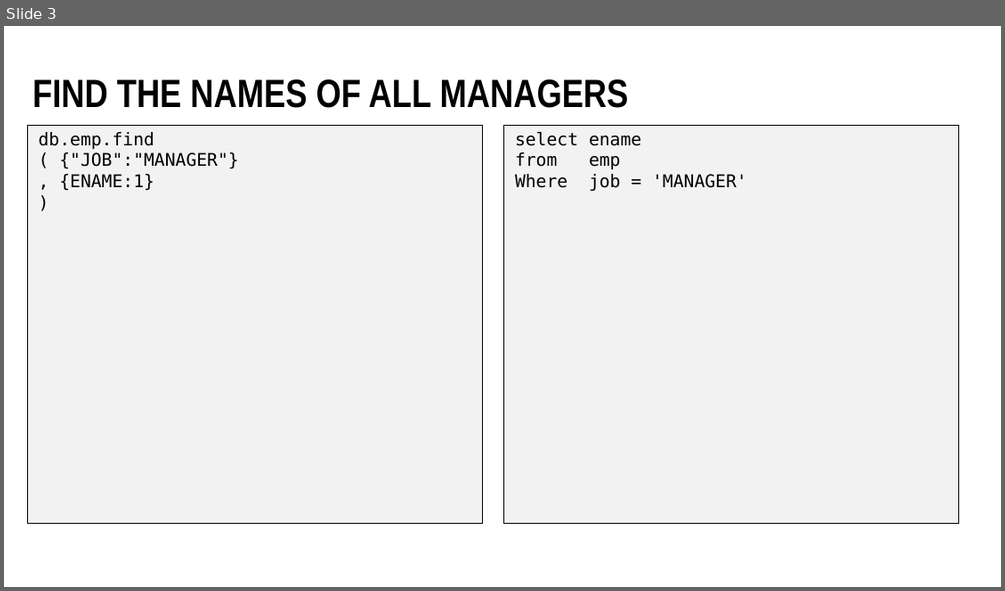
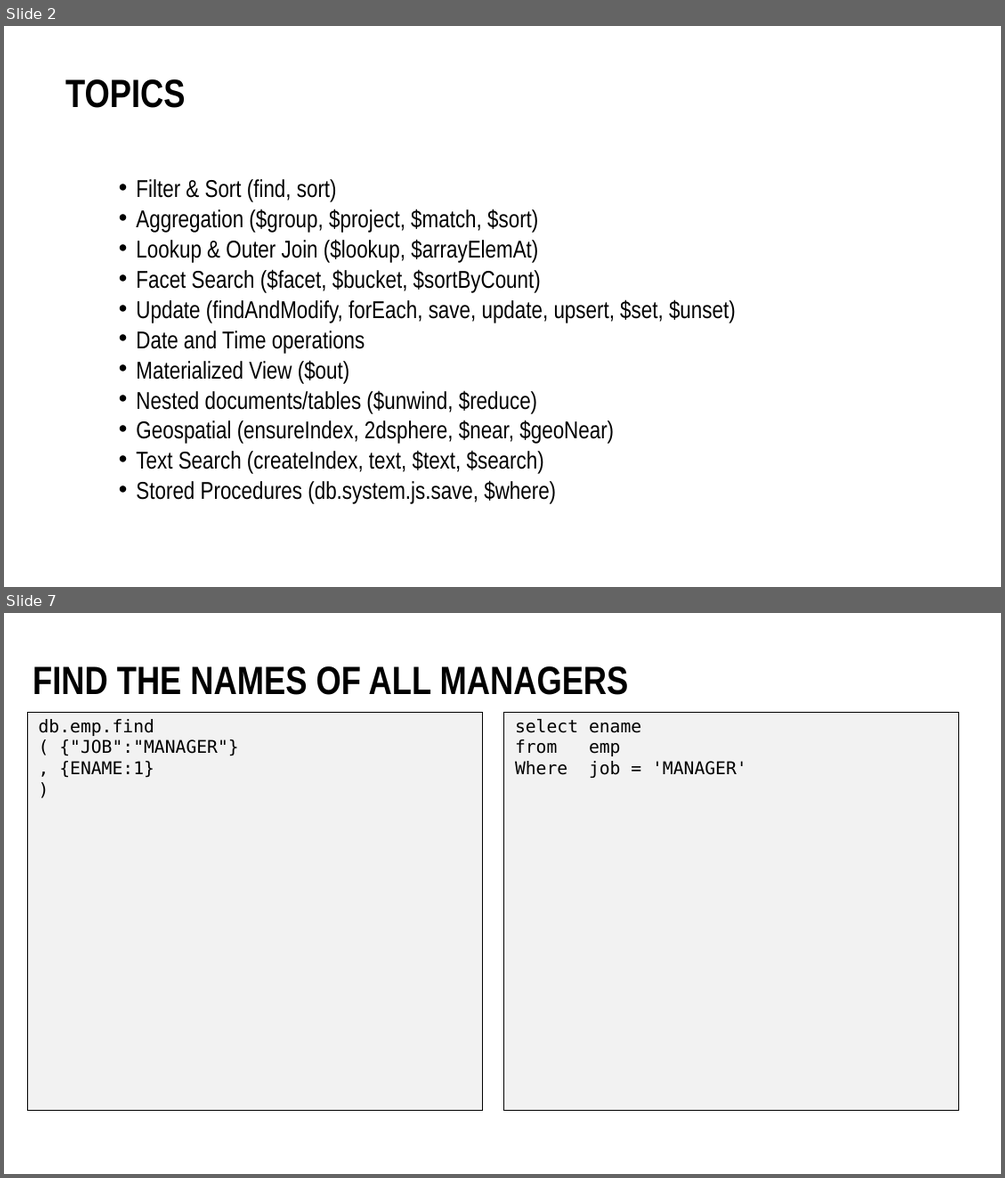
Before and after one commit to lucasjellema/sig-nosql-mongodb, a slide deck: mongodb-find-agg-vs-oracle-sql.pptx. Shown one above the other, each under a label of ours: slide 3 before the commit, slides 2 and 7 after it; the slides between them are not shown. The pictures are 1005x591 and 1005x1178 pixels, drawn with LibreOffice and Linux fonts; fonts in the diff are those of the drawing; background and template pictures are left out. Boxes give left, top, right and bottom in pixels: in the first picture for what was removed or moved away, otherwise in the second. Text is boxed around its words. In the diff, an @@ line names an element or a change of style, - is before the commit and + after.

Commit message:
Adding stored functions, $where, introduction slide

```diff
--- a/mongodb-find-agg-vs-oracle-sql.pptx
+++ b/mongodb-find-agg-vs-oracle-sql.pptx
@@ slide 2 added at box(4, 26, 1001, 587), background #FFFFFF @@
@@ title added at box(65, 79, 185, 108), 54 pt, text #000000, bold @@
+TOPICS
@@ text added at box(136, 179, 736, 504), 33.3 pt, text #000000 @@
+• Filter & Sort (find, sort)
+• Aggregation ($group, $project, $match, $sort)
+• Lookup & Outer Join ($lookup, $arrayElemAt)
+• Facet Search ($facet, $bucket, $sortByCount)
+• Update (findAndModify, forEach, save, update, upsert, $set, $unset)
+• Date and Time operations
+• Materialized View ($out)
+• Nested documents/tables ($unwind, $reduce)
+• Geospatial (ensureIndex, 2dsphere, $near, $geoNear)
+• Text Search (createIndex, text, $text, $search)
+• Stored Procedures (db.system.js.save, $where)
@@ what was slide 3 is now slide 7 @@
```
Also in this commit, not shown: 1 slide changed, 5 other slides added, 2 other files.
